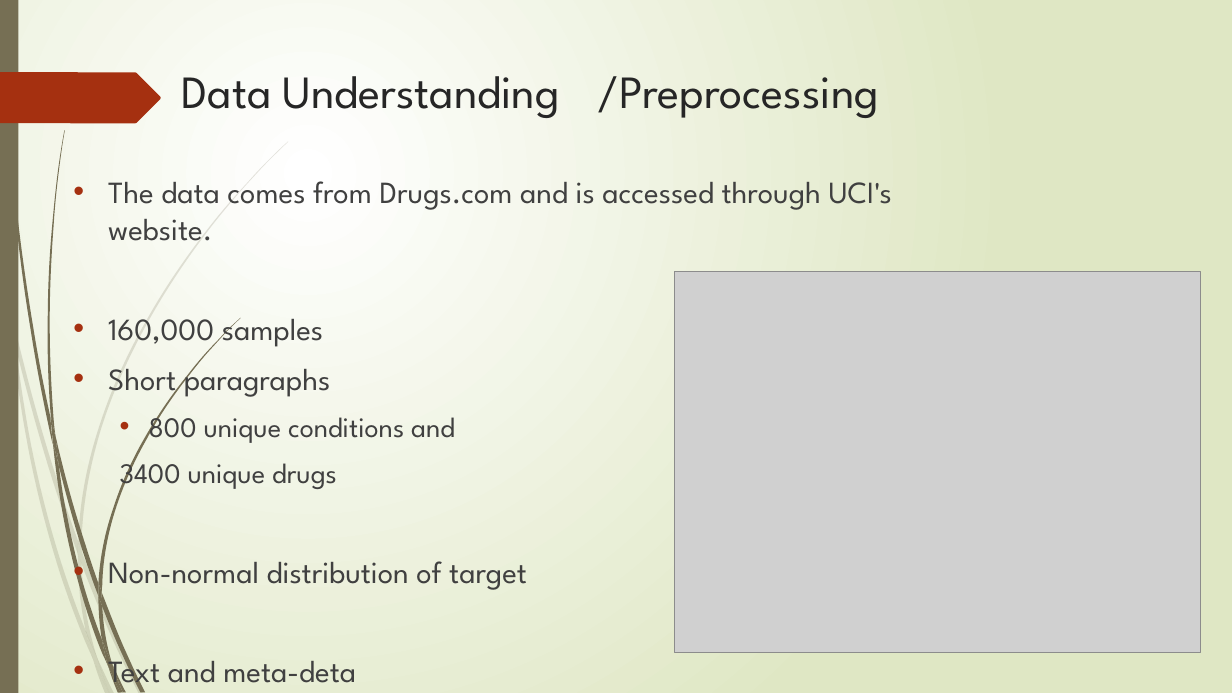
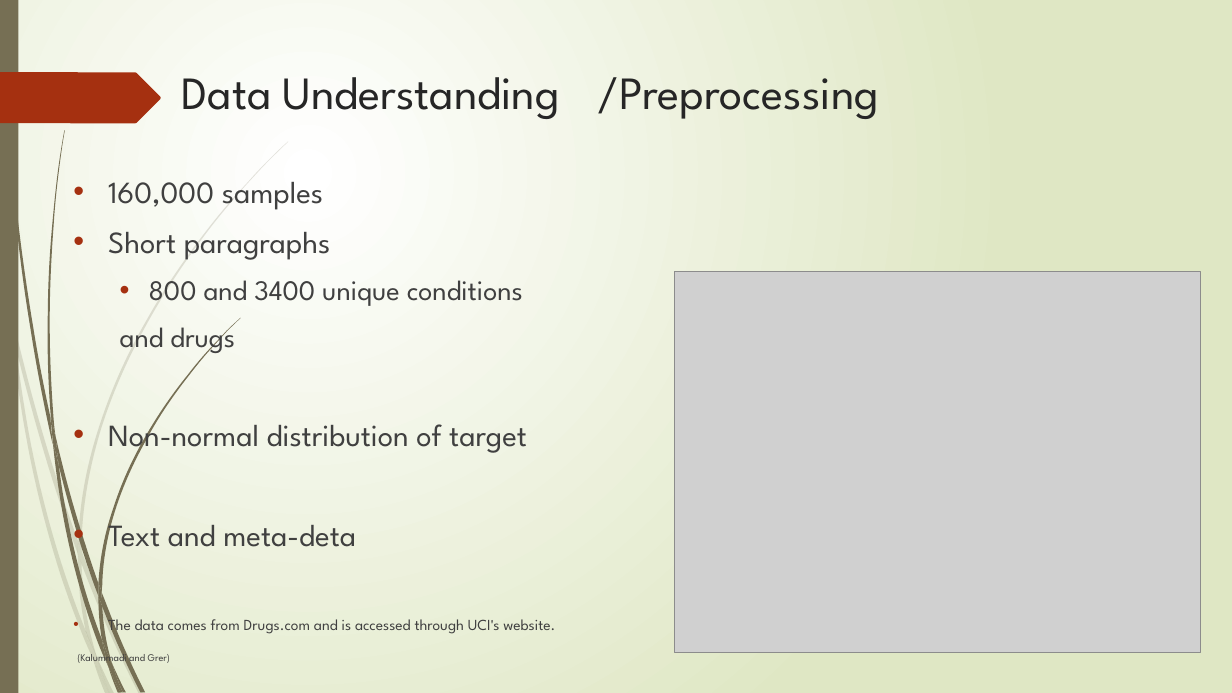
Before and after one commit to jmarksk/DrugReviewAnalysis, a slide deck: slide 3 of Presentation1.pptx. Drawn at 1232x693 pixels with LibreOffice and Linux fonts; fonts in the diff are those of the drawing; grey boxes stand for pictures. Boxes give left, top, right and bottom in pixels: in the first picture for what was removed or moved away, otherwise in the second. Text is boxed around its words. In the diff, an @@ line names an element or a change of style, - is before the commit and + after.

```diff
--- a/Presentation1.pptx
+++ b/Presentation1.pptx
@@ text at (x1=108, y1=181, x2=892, y2=241): paragraph removed @@
-• The data comes from Drugs.com and is accessed through UCI's website.
@@ text at (x1=120, y1=280, x2=523, y2=356): text changed @@
-  • 800 unique conditions and
-  3400 unique drugs
+  • 800 and 3400 unique conditions
+  and drugs
@@ text at (x1=77, y1=615, x2=555, y2=665): paragraphs added @@
+• The data comes from Drugs.com and is accessed through UCI's website.
+(Kalummadi and Grer)
```
Also in this commit, not shown: 2 other slides changed, 1 slide added, 1 other file.
